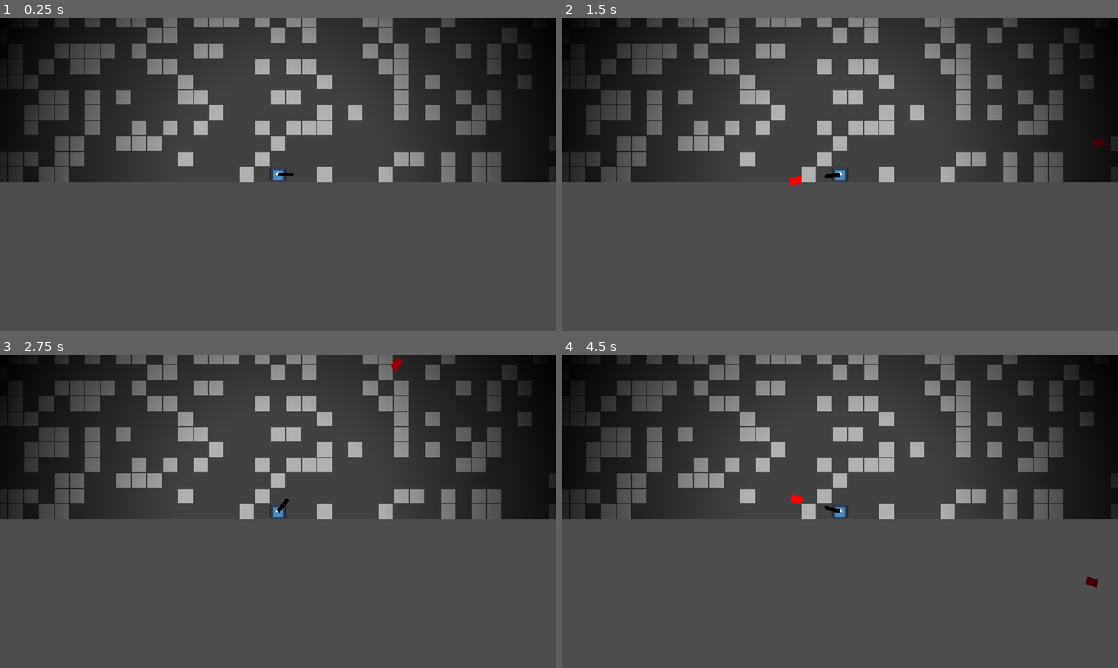
Above: before the commit, frames 1-4 (two rows, left to right).
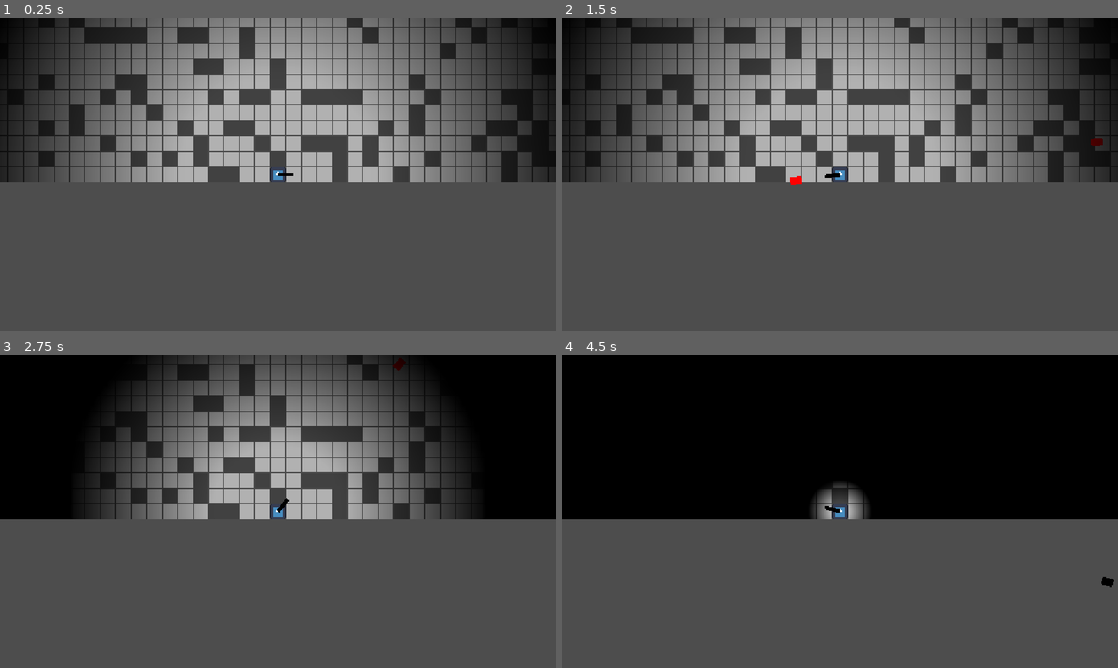
Above: after the commit, the same moments.

Repository: PandaMaki/game-jam-baudo
Game: Godot game, scene res://levels/proto meca underground/prototype_meca_underground_light.tscn
The game is run twice, just before and just after one commit, with the same random seed, the same clock (stepped at 60 frames per second) and the same inputs. This scene is started directly instead of the project's main scene. The engine's default icon, where the game draws it, is replaced by a stand-in: a white triangle on a blue panel in a dark square.
Inputs (mouse positions are in pixels of both pictures, inside the frame that each line leads up to):
- Up to frame 1 (0.25 s): no input
- Up to frame 2 (1.5 s): tap Enter (ui_accept) at 0.5, 0.77 s; move the mouse to (962, 158) at 0.52 s; hold D (right) from 0.53 s (still down); tap Space (shoot) at 0.6, 1.35 s; move the mouse to (728, 190) at 1.27 s
- Up to frame 3 (2.75 s): tap Enter (ui_accept) at 1.52 s; move the mouse to (333, 442) at 2.02 s; release D (right) at 2.03 s; hold A (left) from 2.03 s (still down); tap Space (shoot) at 2.1 s
- Up to frame 4 (4.5 s): move the mouse to (812, 574) at 2.77 s; release A (left) at 2.78 s; hold D (right) 2.78-4.28 s; tap Space (shoot) at 2.85, 3.6, 4.35 s; tap Enter (ui_accept) at 3.02, 3.77 s; move the mouse to (1006, 558) at 3.52 s; move the mouse to (673, 464) at 4.27 s; hold A (left) from 4.28 s (still down)

The runs differ from the first frame. In frame 1, 21% of the frame differs, in the area x 1-99%, y 0-53%; in frame 2, 26%; in frame 3, 28%; in frame 4, 43%, in the area x 0-100%, y 0-75%.

Commit message:
euh reduitles murs dans la generation aleatoire
je crois

Diff:
--- a/levels/proto meca underground/prototype_meca_underground_light.tscn
+++ b/levels/proto meca underground/prototype_meca_underground_light.tscn
@@ -40,3 +40,6 @@
 unique_name_in_owner = true
 position = Vector2(592, 304)
 scale = Vector2(0.5, 0.5)
+
+[node name="CanvasModulate" type="CanvasModulate" parent="." unique_id=218197294]
+color = Color(0, 0, 0, 1)
--- a/levels/proto meca underground/tile_map_layer_ground.gd
+++ b/levels/proto meca underground/tile_map_layer_ground.gd
@@ -38,7 +38,7 @@
 
 func generer_case(case: Vector2i):
 	var nb_aleatoire = randf()
-	if nb_aleatoire < 0.30 :
+	if nb_aleatoire < 0.80 :
 		set_cell(case, source_id, Vector2i(0,1))
 	else:
 		set_cell(case, source_id, Vector2i(1,1))
